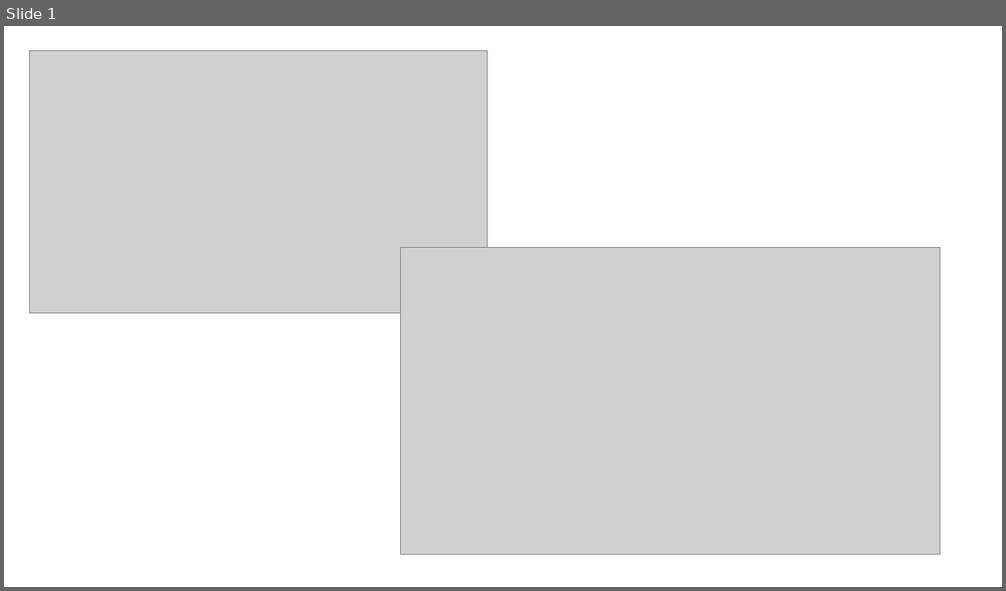
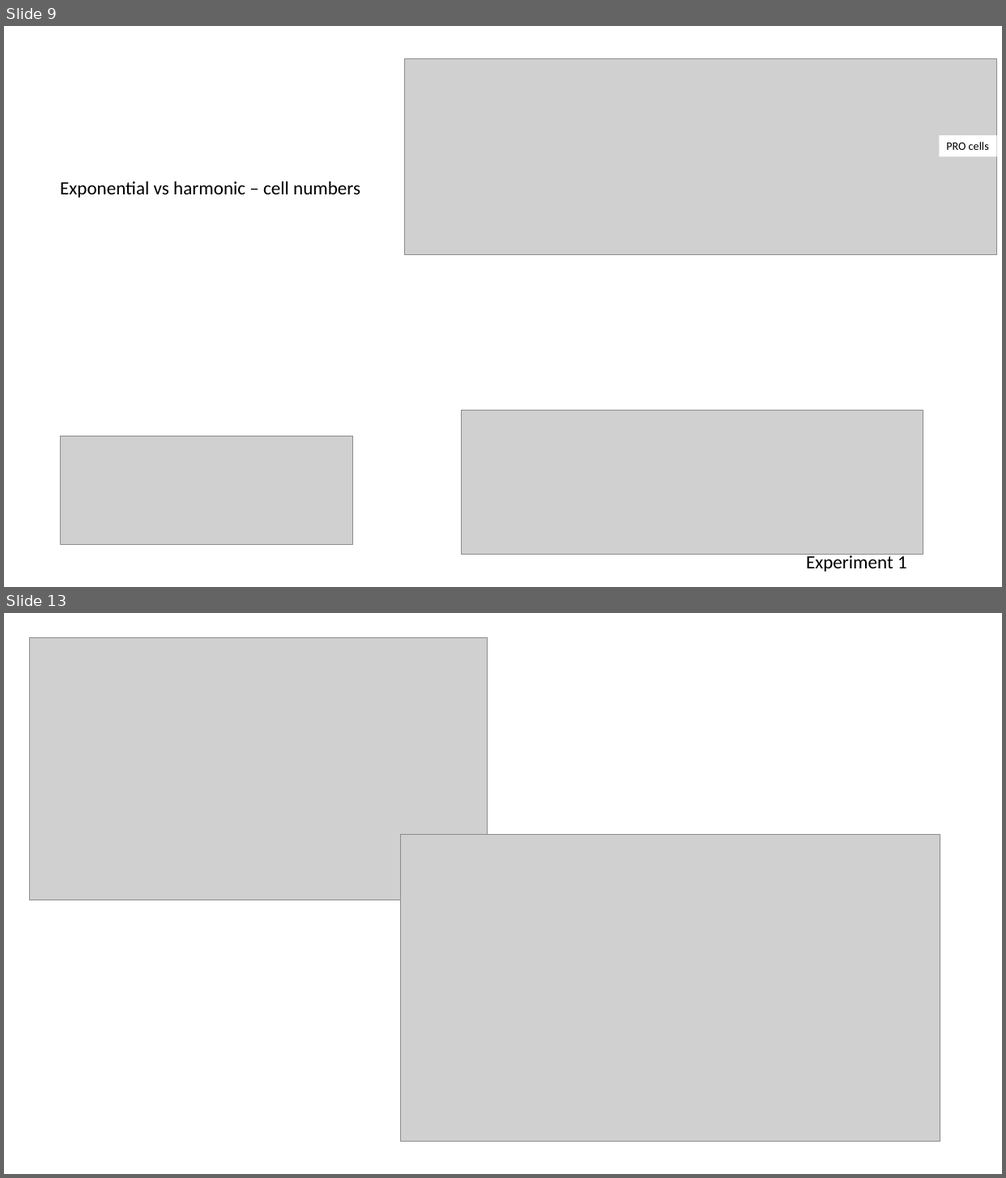
Before and after one commit to wosnat/ccpa, a slide deck: ccpa pro vs fl and capacity.pptx. Shown one above the other, each under a label of ours: slide 1 before the commit, slides 9 and 13 after it; the slides between them are not shown. The pictures are 1006x591 and 1006x1178 pixels, drawn with LibreOffice and Linux fonts; fonts in the diff are those of the drawing; grey boxes stand for pictures. Boxes give left, top, right and bottom in pixels: in the first picture for what was removed or moved away, otherwise in the second. Text is boxed around its words. In the diff, an @@ line names an element or a change of style, - is before the commit and + after.

```diff
--- a/ccpa pro vs fl and capacity.pptx
+++ b/ccpa pro vs fl and capacity.pptx
@@ slide 9 added at [4,26,1002,587], background #FFFFFF @@
@@ picture added at [404,59,997,254] @@
@@ rectangle added at [939,135,997,157], fill #FFFFFF, 11 pt, text #000000 @@
+PRO cells
@@ text added at [60,182,360,198], 18 pt, text #000000 @@
+Exponential vs harmonic – cell numbers
@@ picture added at [462,410,923,555] @@
@@ picture added at [61,437,353,545] @@
@@ text added at [806,552,907,572], 18 pt, text #000000 @@
+Experiment 1
@@ what was slide 1 is now slide 13 @@
```
Also in this commit, not shown: 11 other slides added, 1 slide removed, 5 other files.
